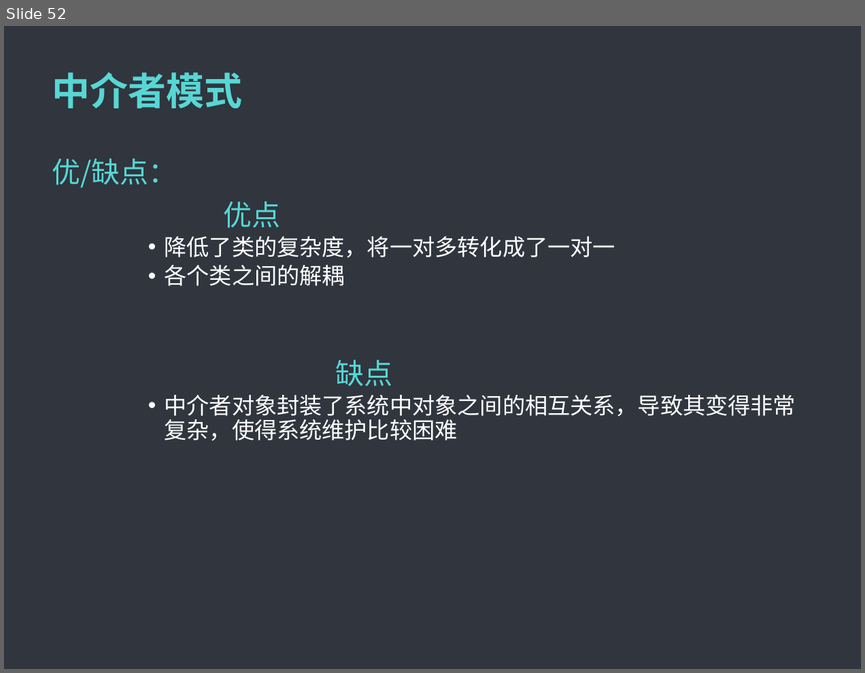
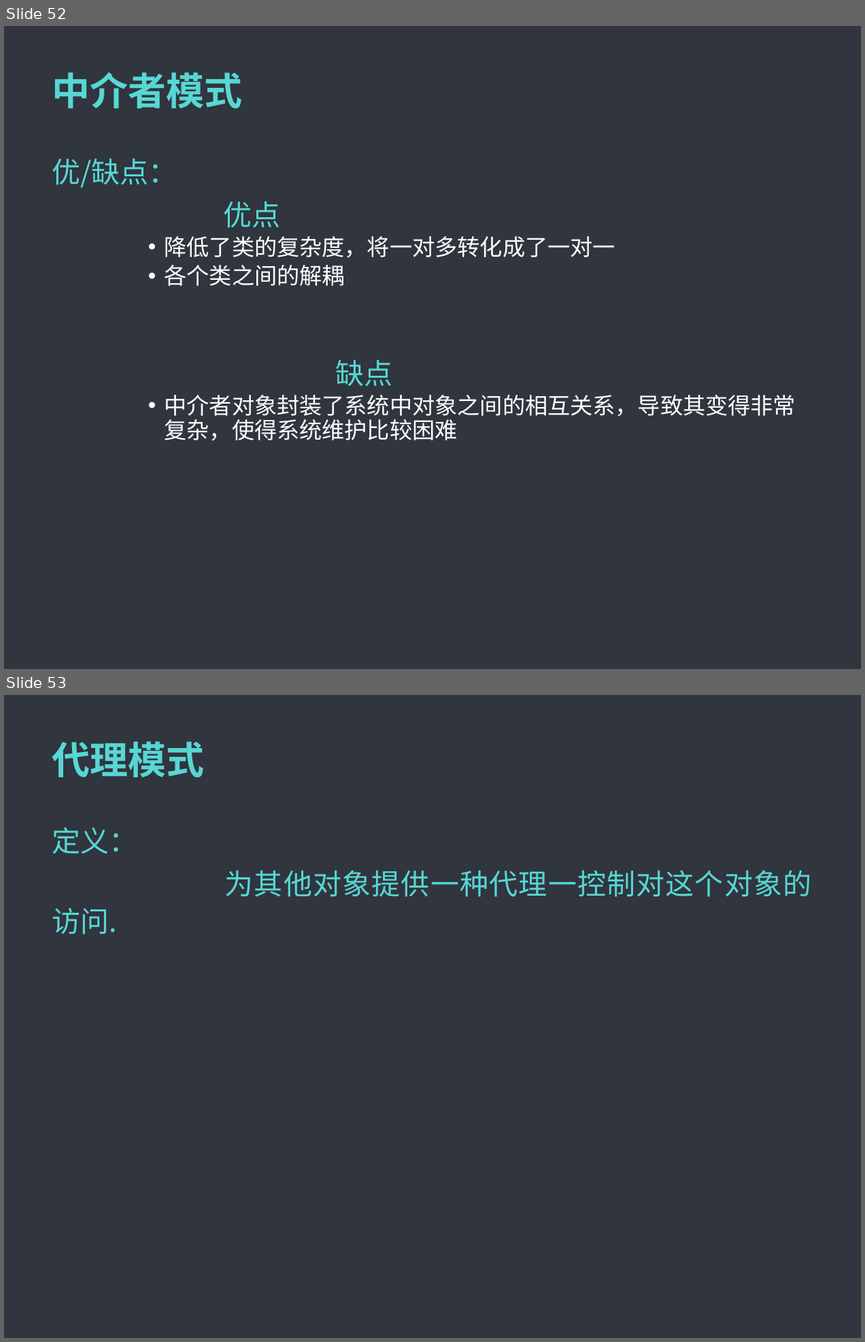
Before and after one commit to MintLy/JavaDesignMode, a slide deck: DesignMode.ppt. Shown one above the other, each under a label of ours: slide 52 before the commit, slides 52 and 53 after it. The pictures are 865x673 and 865x1342 pixels, drawn with LibreOffice and Linux fonts; fonts in the diff are those of the drawing; background and template pictures are left out. Boxes give left, top, right and bottom in pixels: in the first picture for what was removed or moved away, otherwise in the second. Text is boxed around its words. In the diff, an @@ line names an element or a change of style, - is before the commit and + after.

```diff
--- a/DesignMode.ppt
+++ b/DesignMode.ppt
@@ slide 53 added at <box>4,695,861,1338</box>, background #5F5F5F; not listed: 1 template element that a slide beside it also shows @@
@@ title added at <box>52,741,204,777</box>, 32 pt, text #57D7D4, bold @@
+代理模式
@@ text added at <box>52,827,812,897</box>, 24 pt, text #57D7D4 @@
+定义：
+为其他对象提供一种代理一控制对这个对象的访问.
```
Also in this commit, not shown: 28 other slides added, 26 other files.
